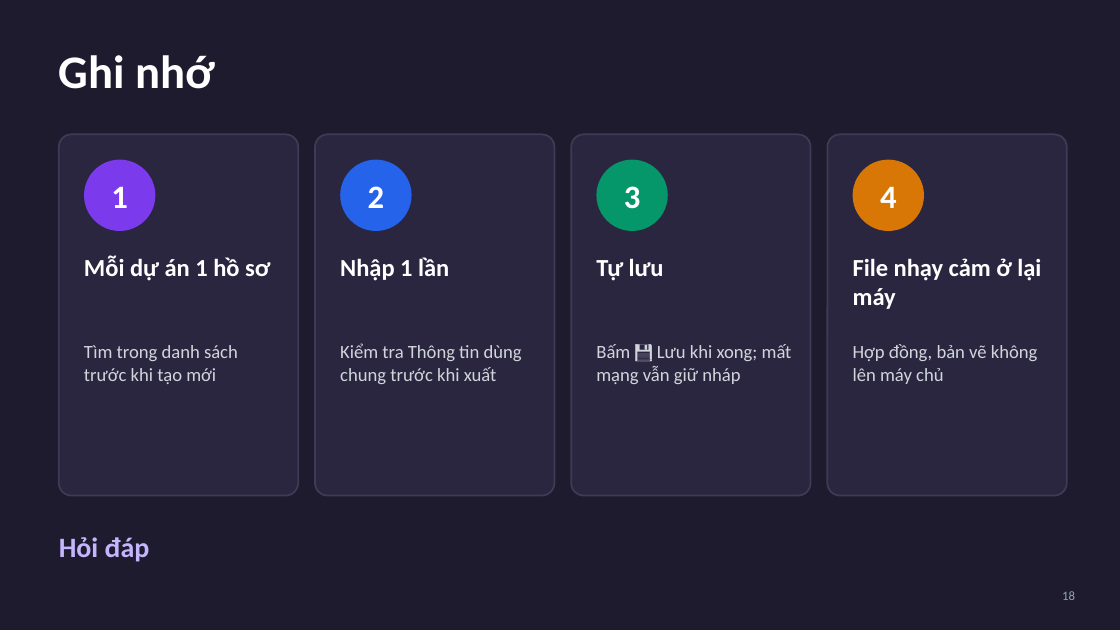
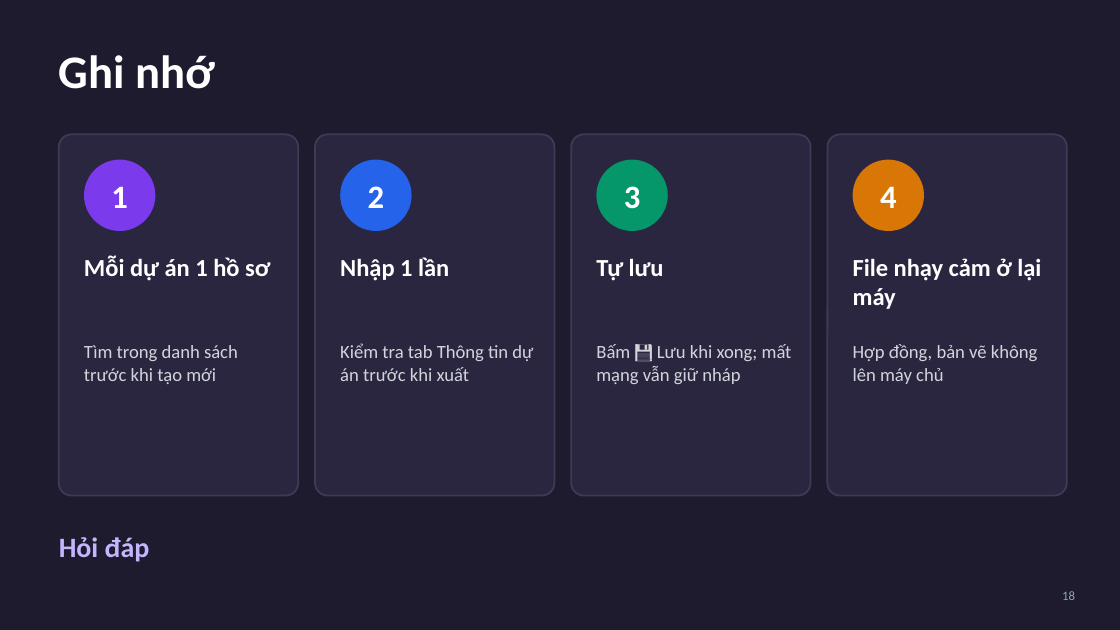
Before and after one commit to xaxa9ztb/TrackingTS, a slide deck: slide 18 of docs/Training-Ho-so-Du-an.pptx. Drawn at 1120x630 pixels with LibreOffice and Linux fonts; fonts in the diff are those of the drawing. Boxes give left, top, right and bottom in pixels: in the first picture for what was removed or moved away, otherwise in the second. Text is boxed around its words. In the diff, an @@ line names an element or a change of style, - is before the commit and + after.

```diff
--- a/docs/Training-Ho-so-Du-an.pptx
+++ b/docs/Training-Ho-so-Du-an.pptx
@@ text at box(340, 343, 533, 381): text changed @@
-Kiểm tra Thông tin dùng chung trước khi xuất
+Kiểm tra tab Thông tin dự án trước khi xuất
```
Also in this commit, not shown: 2 other slides changed, 13 other files.
